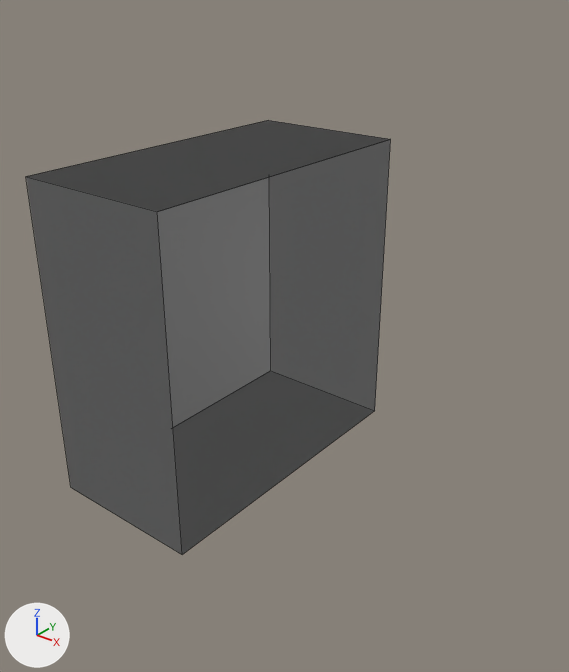
Before and after pictures for a commit that changed the Blender file untitled.blend.
Both versions are drawn from a camera (50 mm lens) standing at (2.63, -3.36, 2.06) and looking at (0.05, -0.14, 0.06). The axes (+X, +Y, +Z) are drawn at lower left. The lights are the same throughout. Mesh edges are drawn as thin lines.

In view in the first picture: 'Torso'.
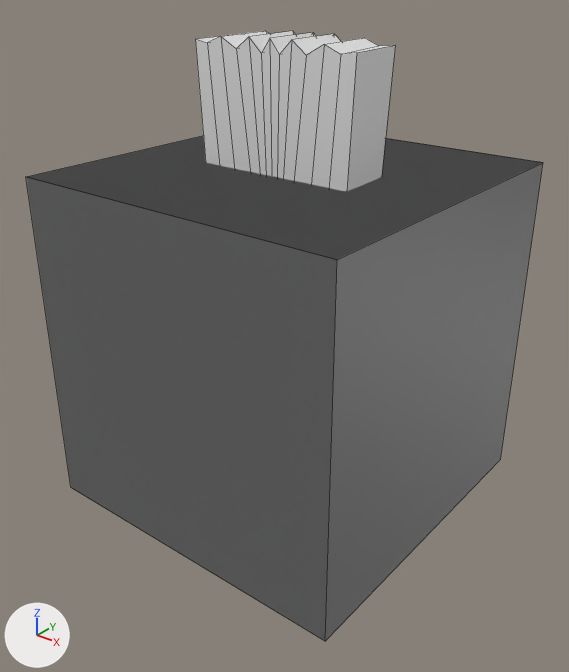
Patch to the scene script:
```diff
--- a/untitled.blend.py
+++ b/untitled.blend.py
@@ me_cube_002 @@
 # used by ob_torso; location = (0.0, 0.0, 0.0)
-me_cube_002.from_pydata(...)  # 8 vertices, 5 faces; spans x -1.0..0.0, y -1.0..1.0, z -1.0..1.0
+me_cube_002.from_pydata(...)  # 65 vertices, 57 faces; spans x -1.0..1.0, y -1.0..1.0, z -1.0..1.69
+# me_cube_002 part 1: a new loose piece of 56 vertices spanning x -0.51..0.0, y -0.19..0.17, z 0.5..1.69
+# me_cube_002 part 2
+# 4 vertices are removed from x 0.0, y -1.0..1.0, z -1.0..1.0
+# 4 faces are deleted
+# 5 vertices are added at (1.0, -1.0, -1.0), (1.0, -1.0, 1.0), (1.0, 1.0, -1.0), (1.0, 1.0, 1.0), (0.0, 0.17, 1.69)
+# 5 new faces join them
@@ ob_torso @@
 _m = ob_torso.modifiers.new('Mirror', 'MIRROR')
-_m.use_axis = (False, True, False)
-_m.use_clip = True
```

Boxes (x1, y1, x2, y2) around the edits, measured in the pictures (569 x 672 px; the box of a moved part takes in the faces that stretch with it):
'Torso', reshaped, modifiers changed (42% wider, 40% taller)
    before: (26, 120, 391, 554)
    after: (26, 31, 543, 641)
part 1 of me_cube_002, added
    after: (195, 31, 395, 192)
part 2 of me_cube_002, moved or reshaped
    before: (27, 120, 391, 554)
    after: (27, 136, 542, 641)
